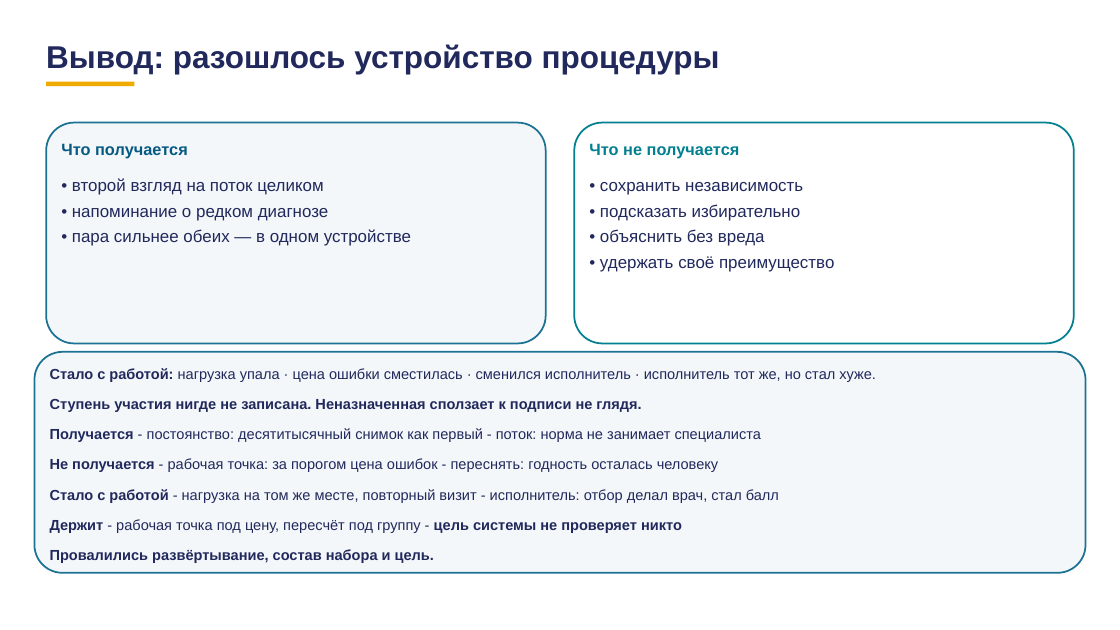
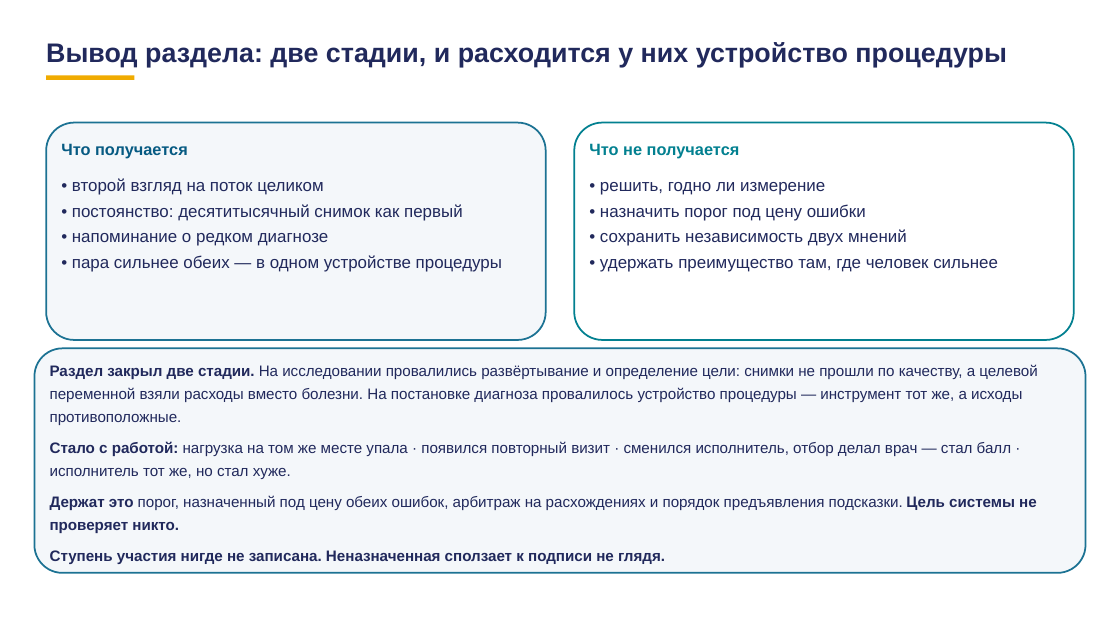
Before and after one commit to tellina-study/AI-usage-lessons, a slide deck: slide 33 of library/lectures/lec-07/rework/deck/lec-07-karkas.pptx. Drawn at 1120x630 pixels with LibreOffice and Linux fonts; fonts in the diff are those of the drawing. Boxes give left, top, right and bottom in pixels: in the first picture for what was removed or moved away, otherwise in the second. Text is boxed around its words. In the diff, an @@ line names an element or a change of style, - is before the commit and + after.

```diff
--- a/library/lectures/lec-07/rework/deck/lec-07-karkas.pptx
+++ b/library/lectures/lec-07/rework/deck/lec-07-karkas.pptx
@@ text at (46, 42, 1007, 68): text changed; size 27 to 23 pt @@
-Вывод: разошлось устройство процедуры
+Вывод раздела: две стадии, и расходится у них устройство процедуры
@@ rectangle: place and size @@
-rectangle at (46, 82, 134, 87)
+rectangle at (46, 76, 134, 81)
@@ rounded rectangle: place and size @@
-rounded rectangle at (46, 123, 546, 344)
+rounded rectangle at (46, 123, 546, 340)
@@ proportions changed in 3 elements at (34, 349, 1086, 573), (46, 123, 546, 340), (575, 123, 1075, 340) @@
@@ rounded rectangle: place and size @@
-rounded rectangle at (575, 123, 1075, 344)
+rounded rectangle at (575, 123, 1075, 340)
@@ text at (72, 204, 463, 221): paragraph added @@
+• постоянство: десятитысячный снимок как первый
@@ text at (600, 182, 998, 272): text changed @@
-• сохранить независимость
-• подсказать избирательно
-• объяснить без вреда
-• удержать своё преимущество
+• решить, годно ли измерение
+• назначить порог под цену ошибки
+• сохранить независимость двух мнений
+• удержать преимущество там, где человек сильнее
@@ text at (72, 255, 502, 272): text changed @@
-• пара сильнее обеих — в одном устройстве
+• пара сильнее обеих — в одном устройстве процедуры
@@ text at (50, 364, 1037, 533): text changed; size 12.5 to 13 pt @@
-Стало с работой: нагрузка упала · цена ошибки сместилась · сменился исполнитель · исполнитель тот же, но стал хуже.
+Раздел закрыл две стадии. На исследовании провалились развёртывание и определение цели: снимки не прошли по качеству, а целевой переменной взяли расходы вместо болезни. На постановке диагноза провалилось устройство процедуры — инструмент тот же, а исходы противоположные.
+Стало с работой: нагрузка на том же месте упала · появился повторный визит · сменился исполнитель, отбор делал врач — стал балл · исполнитель тот же, но стал хуже.
+Держат это порог, назначенный под цену обеих ошибок, арбитраж на расхождениях и порядок предъявления подсказки. Цель системы не проверяет никто.
@@ text at (50, 428, 779, 563): paragraphs removed @@
-Получается - постоянство: десятитысячный снимок как первый - поток: норма не занимает специалиста
-Не получается - рабочая точка: за порогом цена ошибок - переснять: годность осталась человеку
-Стало с работой - нагрузка на том же месте, повторный визит - исполнитель: отбор делал врач, стал балл
-Держит - рабочая точка под цену, пересчёт под группу - цель системы не проверяет никто
-Провалились развёртывание, состав набора и цель.
@@ text at (50, 550, 665, 564): size 12.5 to 13 pt in "Ступень участия нигде не записана. Неназначенная сползает ..." @@
```
Also in this commit, not shown: 11 other slides changed, 3 slides added, 3 slides removed, 3 other files.
